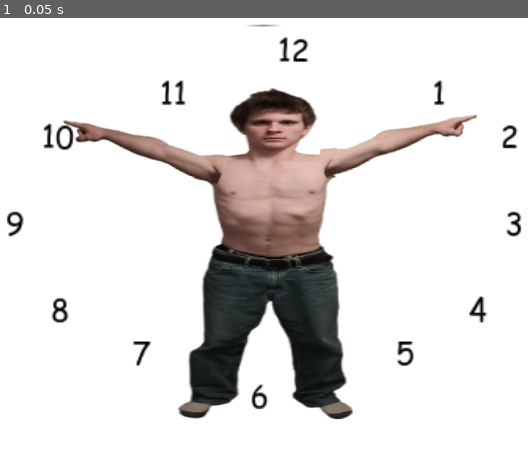
Above: before the commit, frame 1.
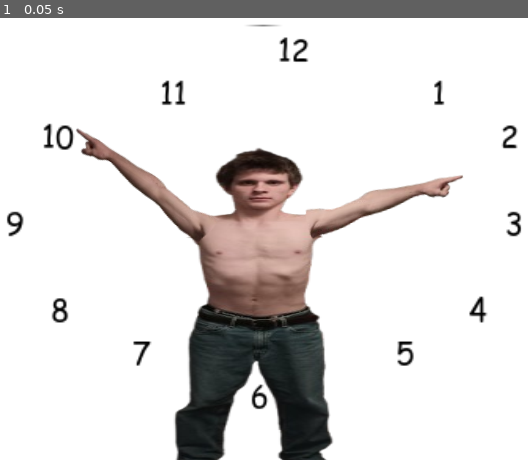
Above: after the commit, the same moment.

Repository: MADOK1/maddock-desktop-clock
Game: Godot game, scene res://clock.tscn
Two runs of this game, one before a commit and one after it. Both use one fixed random seed, a clock stepped at 60 frames per second and the inputs below. Sound files missing from this copy of the repository are replaced by a short silence.
Inputs:
- Up to frame 1 (0.05 s): no input

The runs differ from the first frame. In frame 1, 21% of the frame differs, in the area x 11-91%, y 15-100%.

Commit message:
Add time speaking

Diff:
--- a/clock.gd
+++ b/clock.gd
@@ -2,15 +2,19 @@
 
 @export var HourHand:Node2D
 @export var MinuteHand:Node2D
+@export var AudioPlayer:AudioStreamPlayer2D
 
 var current_time
 var current_hour_in_non_military_time
 var current_time_degrees
 
-var past_hour_for_speaking = 0
-var past_quarter_for_speaking = 0
+var next_hour_for_speaking = 0
+var next_quarter_for_speaking = 0
+var has_spoken_this_milestone = false
+var part_of_time_to_say = "hour"
+var hour_voice_file = ""
+var minute_voice_file = ""
 
-#var Hour_Recordings = {"1": }
 
 func _process(delta: float) -> void:
 	update_hands()
@@ -28,8 +32,29 @@
 	if current_time["hour"] > 12:
 		current_time["hour"] -= 12
 
-	#if current_time["hour"] != past_hour_for_speaking:
+	if current_time["minute"] == 15 or current_time["minute"] == 30 or current_time["minute"] == 45 or current_time["minute"] == 0:
+		if has_spoken_this_milestone == false:
+			$"Body/MouthOpenTimer".start()
+			hour_voice_file = load("res://TimeRecordings/" + str(current_time["hour"]) + ".ogg")
+			minute_voice_file = load("res://TimeRecordings/" + str(current_time["minute"]) + ".ogg")
+			part_of_time_to_say = "intro"
+			AudioPlayer.stream = load("res://TimeRecordings/it is currently.ogg")
+			AudioPlayer.play()
+			has_spoken_this_milestone = true
+	else:
+		has_spoken_this_milestone = false
+func _on_audio_stream_player_2d_finished() -> void:
+	if part_of_time_to_say == "intro":
+		part_of_time_to_say = "hour"
+		AudioPlayer.stream = hour_voice_file
+		AudioPlayer.play()
+	elif part_of_time_to_say == "hour":
+		AudioPlayer.stream = minute_voice_file
+		AudioPlayer.play()
+		part_of_time_to_say = "minute"
 
-	#past_hour_for_speaking = current_time["hour"]
-	#past_quarter_for_speaking = current_time[""]
-# _on_audio_stream_player_2d_finished() -> void:
+func _on_mouth_open_timer_timeout() -> void:
+	if $'Body'.texture == load("res://Image.png"):
+		$'Body'.texture = load("res://Image2.png")
+	else:
+		$'Body'.texture = load("res://Image.png")
--- a/clock.tscn
+++ b/clock.tscn
@@ -6,7 +6,7 @@
 [ext_resource type="Texture2D" uid="uid://cdpg2hqyx6ww7" path="res://HourHand.png" id="3_4n1wf"]
 [ext_resource type="Texture2D" uid="uid://iuqkbwg8xxh4" path="res://MinuteHand.png" id="4_cqx04"]
 
-[node name="Clock" type="Control" node_paths=PackedStringArray("HourHand", "MinuteHand")]
+[node name="Clock" type="Control" node_paths=PackedStringArray("HourHand", "MinuteHand", "AudioPlayer")]
 layout_mode = 3
 anchors_preset = 15
 anchor_right = 1.0
@@ -16,6 +16,7 @@
 script = ExtResource("1_c2meu")
 HourHand = NodePath("HourHand")
 MinuteHand = NodePath("MinuteHand")
+AudioPlayer = NodePath("Speaker")
 metadata/_edit_use_anchors_ = true
 
 [node name="Clock" type="TextureRect" parent="."]
@@ -71,16 +72,20 @@
 anchors_preset = 15
 anchor_right = 1.0
 anchor_bottom = 1.0
-offset_top = 52.505
-offset_right = 39.0
-offset_bottom = 148.505
+offset_left = -14.0
+offset_top = 113.0
+offset_right = 25.0
+offset_bottom = 209.0
 grow_horizontal = 2
 grow_vertical = 2
 scale = Vector2(1, 0.78)
 texture = ExtResource("2_kig64")
 
+[node name="MouthOpenTimer" type="Timer" parent="Body"]
+wait_time = 0.25
+
 [node name="HourHand" type="Node2D" parent="."]
-position = Vector2(281, 189)
+position = Vector2(267, 249.495)
 
 [node name="HourHand" type="TextureRect" parent="HourHand"]
 anchors_preset = 8
@@ -99,7 +104,7 @@
 texture = ExtResource("3_4n1wf")
 
 [node name="MinuteHand" type="Node2D" parent="."]
-position = Vector2(385, 186)
+position = Vector2(371, 246.495)
 
 [node name="MinuteHand" type="TextureRect" parent="MinuteHand"]
 offset_left = -252.0
@@ -110,6 +115,8 @@
 pivot_offset = Vector2(250, 170)
 texture = ExtResource("4_cqx04")
 
-[node name="AudioStreamPlayer2D" type="AudioStreamPlayer2D" parent="."]
+[node name="Speaker" type="AudioStreamPlayer2D" parent="."]
+volume_db = 24.0
 
-[connection signal="finished" from="AudioStreamPlayer2D" to="." method="_on_audio_stream_player_2d_finished"]
+[connection signal="timeout" from="Body/MouthOpenTimer" to="." method="_on_mouth_open_timer_timeout"]
+[connection signal="finished" from="Speaker" to="." method="_on_audio_stream_player_2d_finished"]
Binary file added: Image2.png
Not shown, added: Image2.png.import
Not shown, added: Image2.png.kra
